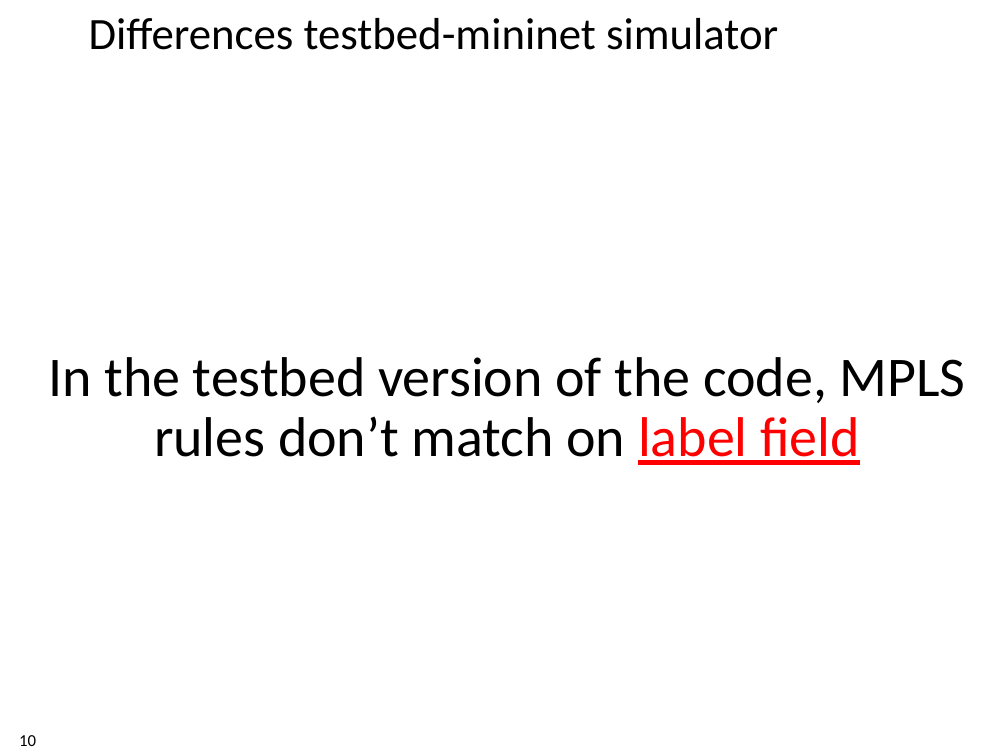
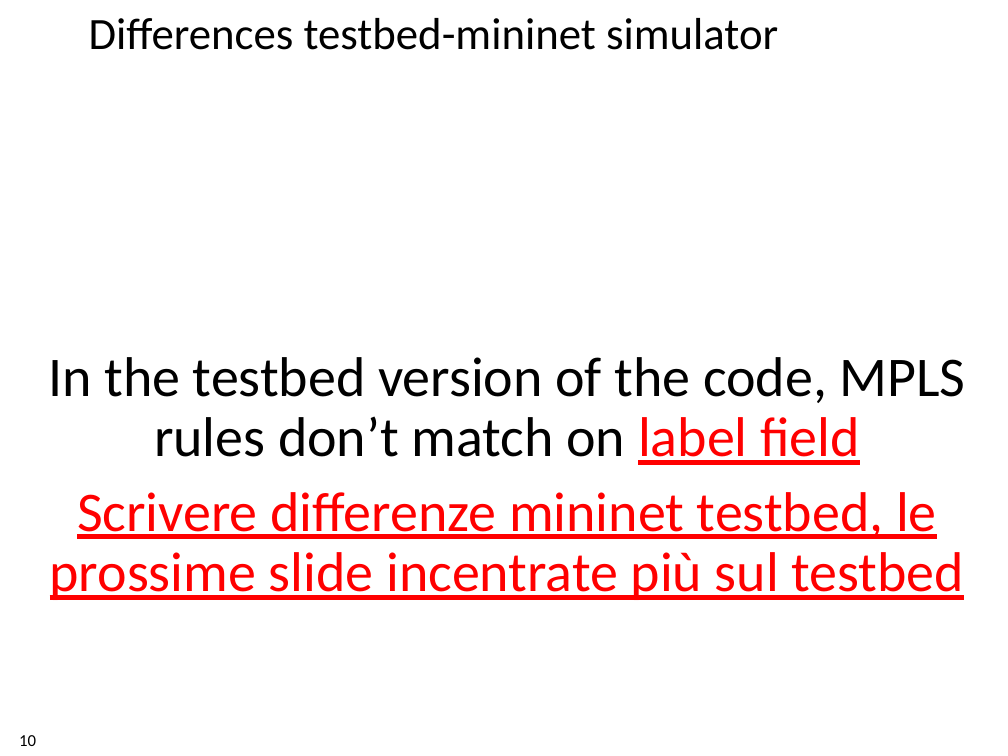
Before and after one commit to xdl907/switching-and-routing-project, a slide deck: slide 10 of template_project_exam__1_.pptx. Drawn at 1008x756 pixels with LibreOffice and Linux fonts; fonts in the diff are those of the drawing; background and template pictures are left out. Boxes give left, top, right and bottom in pixels: in the first picture for what was removed or moved away, otherwise in the second. Text is boxed around its words. In the diff, an @@ line names an element or a change of style, - is before the commit and + after.

```diff
--- a/template_project_exam__1_.pptx
+++ b/template_project_exam__1_.pptx
@@ text at [50,492,965,600]: paragraph added @@
+Scrivere differenze mininet testbed, le prossime slide incentrate più sul testbed
```
Also in this commit, not shown: 6 other slides changed.
